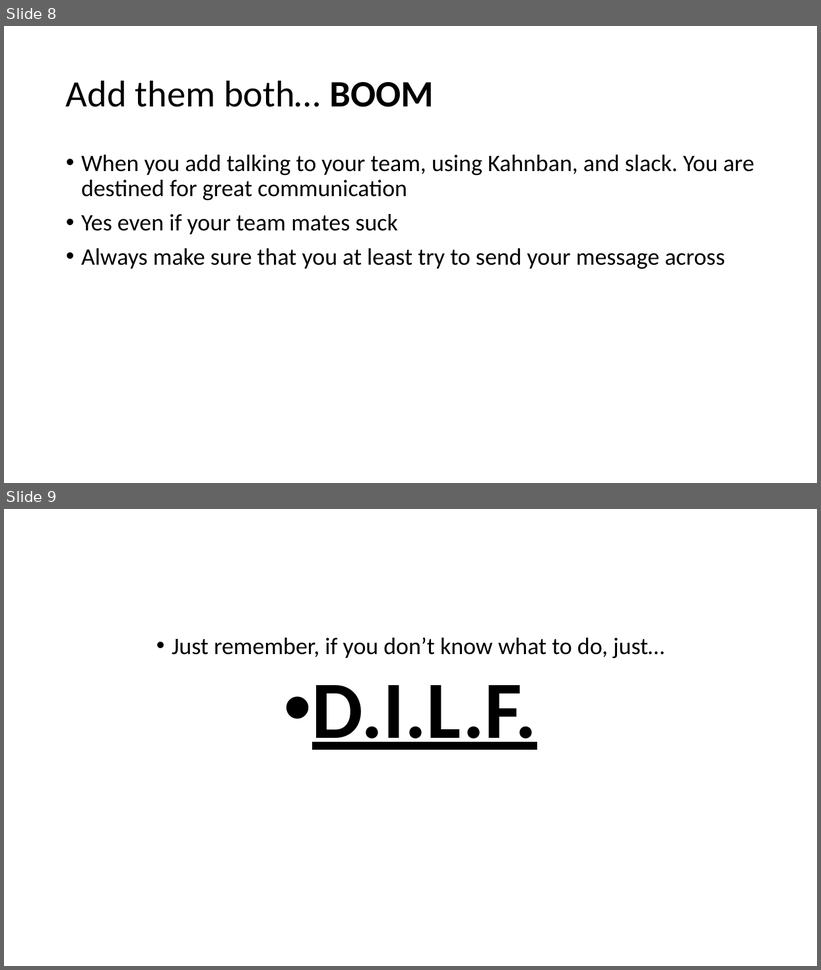
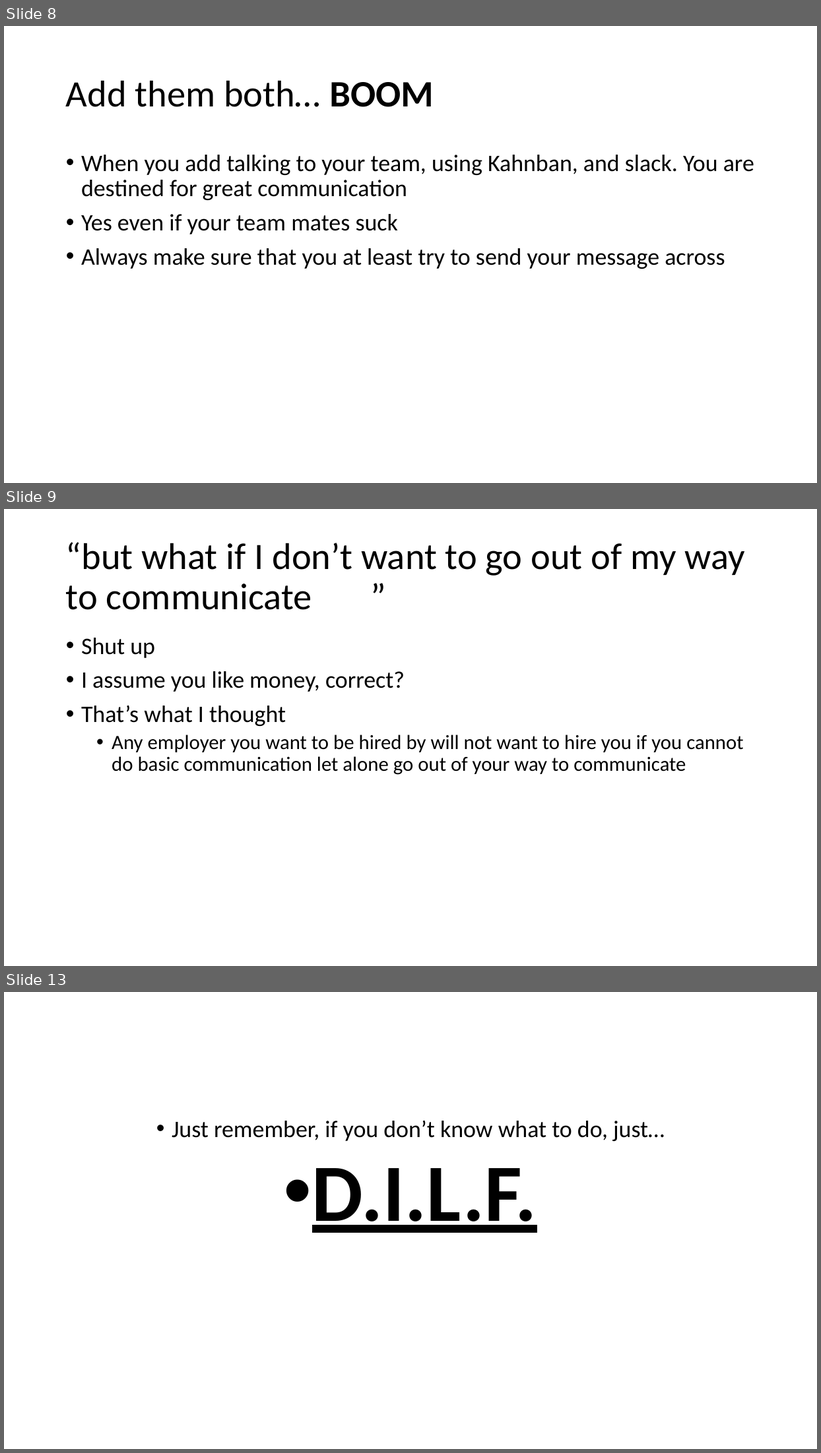
Before and after one commit to csmith1188/docpacs2122, a slide deck: docpac_mar18/Presentation.pptx. Shown one above the other, each under a label of ours: slides 8 and 9 before the commit, slides 8, 9 and 13 after it; the slides between them are not shown. The pictures are 821x970 and 821x1453 pixels, drawn with LibreOffice and Linux fonts; fonts in the diff are those of the drawing. Boxes give left, top, right and bottom in pixels: in the first picture for what was removed or moved away, otherwise in the second. Text is boxed around its words. In the diff, an @@ line names an element or a change of style, - is before the commit and + after.

```diff
--- a/docpac_mar18/Presentation.pptx
+++ b/docpac_mar18/Presentation.pptx
@@ slide 9 added at box(4, 509, 817, 966), background #FFFFFF @@
@@ title added at box(66, 542, 745, 610), 44 pt, text #000000 @@
+“but what if I don’t want to go out of my way to communicate ”
@@ text added at box(81, 638, 743, 775), 24 pt, text #000000 @@
+• Shut up
+• I assume you like money, correct?
+• That’s what I thought
+  • Any employer you want to be hired by will not want to hire you if you cannot do basic communication let alone go out of your way to communicate
@@ what was slide 9 is now slide 13 @@
```
Also in this commit, not shown: 3 slides changed, 3 other slides added.
